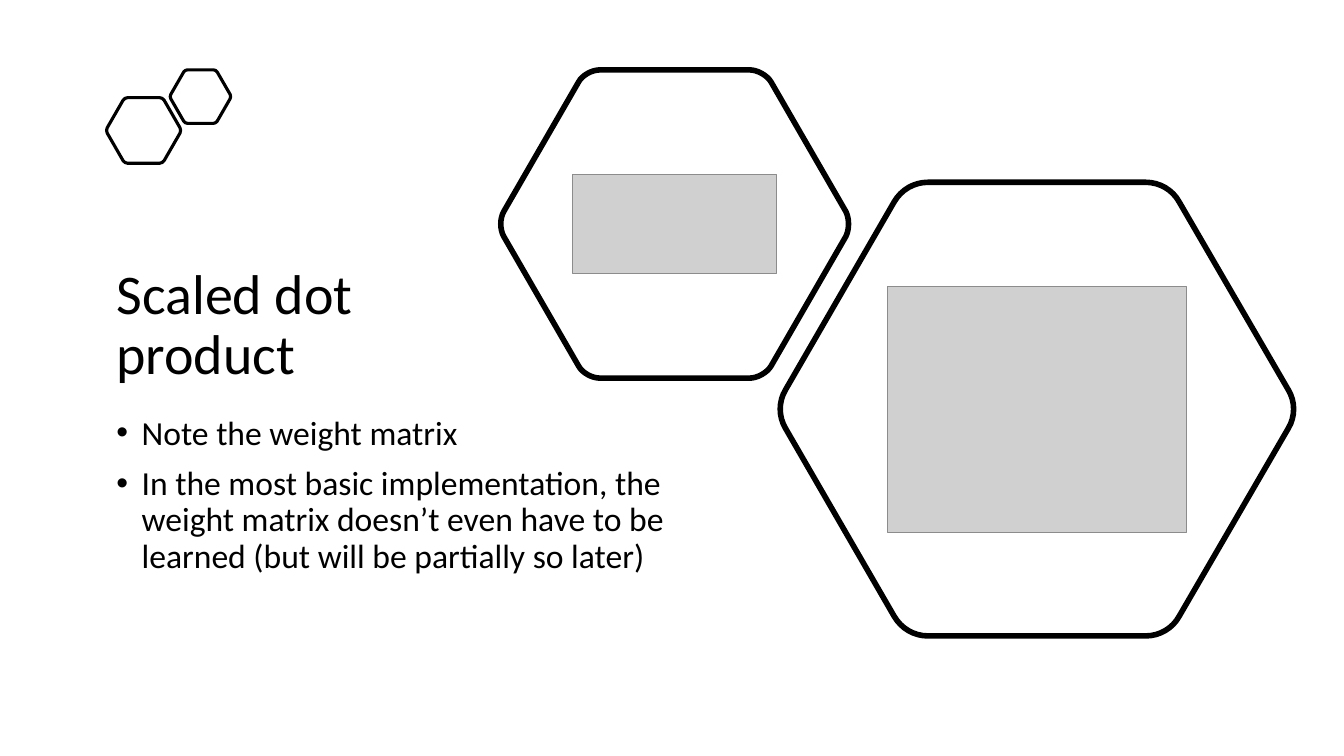
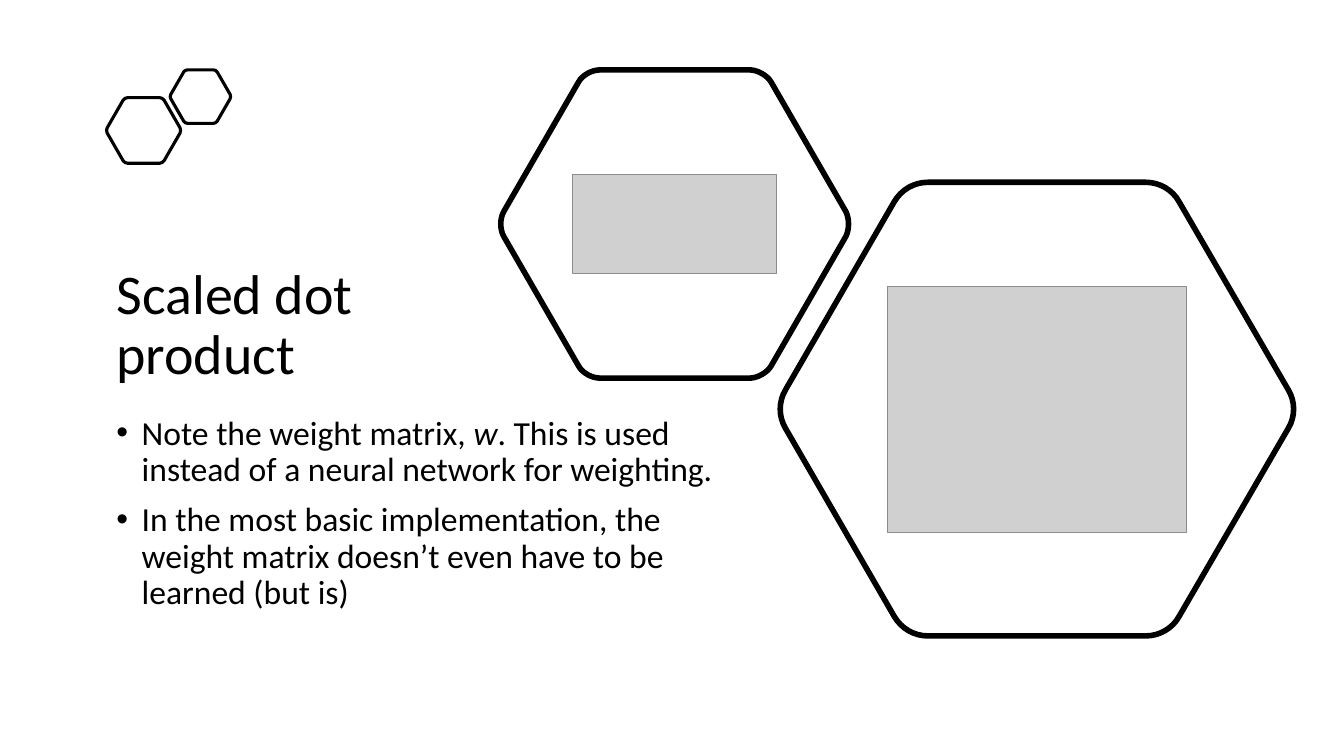
Before and after one commit to kwende/ml-meetup, a slide deck: slide 12 of benr/Attention.pptx (slide 11 before the commit). Drawn at 1344x756 pixels with LibreOffice and Linux fonts; fonts in the diff are those of the drawing; grey boxes stand for pictures. Boxes give left, top, right and bottom in pixels: in the first picture for what was removed or moved away, otherwise in the second. Text is boxed around its words. In the diff, an @@ line names an element or a change of style, - is before the commit and + after.

```diff
--- a/benr/Attention.pptx
+++ b/benr/Attention.pptx
@@ text at (142,421,712,609): text changed @@
-• Note the weight matrix
-• In the most basic implementation, the weight matrix doesn’t even have to be learned (but will be partially so later)
+• Note the weight matrix, w. This is used instead of a neural network for weighting.
+• In the most basic implementation, the weight matrix doesn’t even have to be learned (but is)
```
Also in this commit, not shown: 10 other slides changed, 1 slide added, 2 slides removed, 1 other file.
